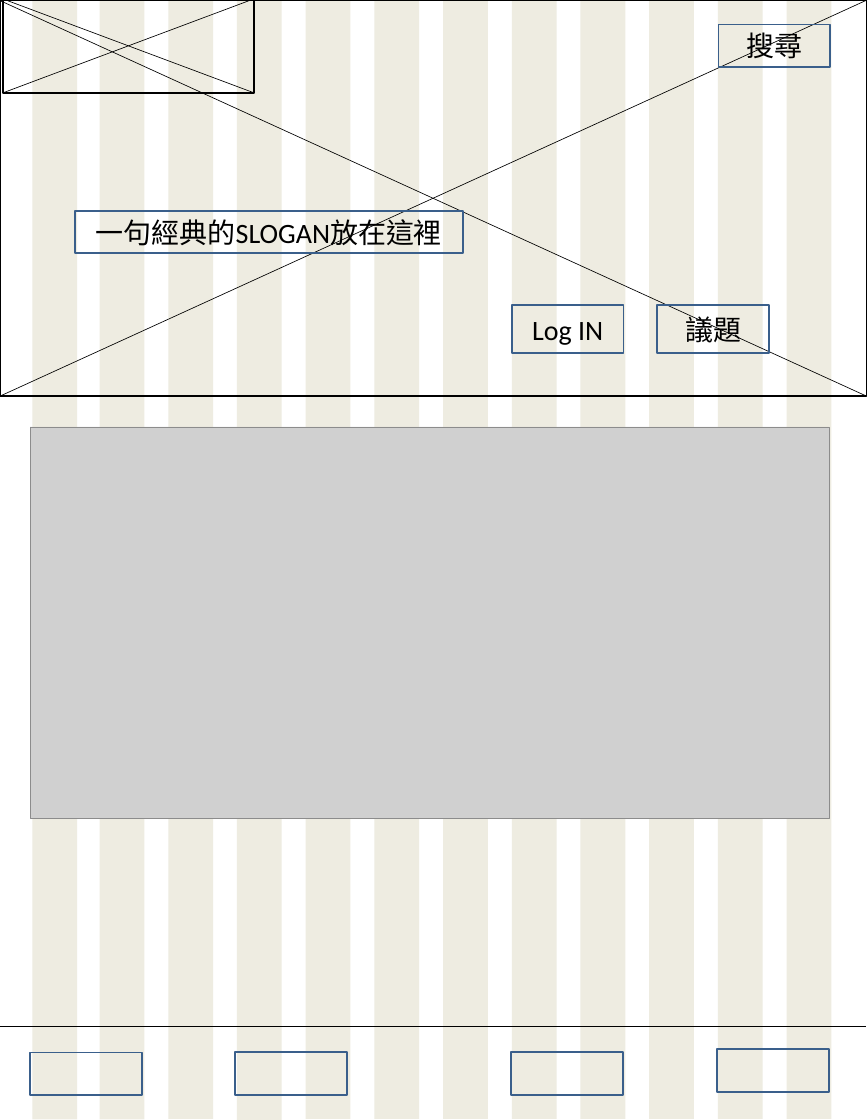
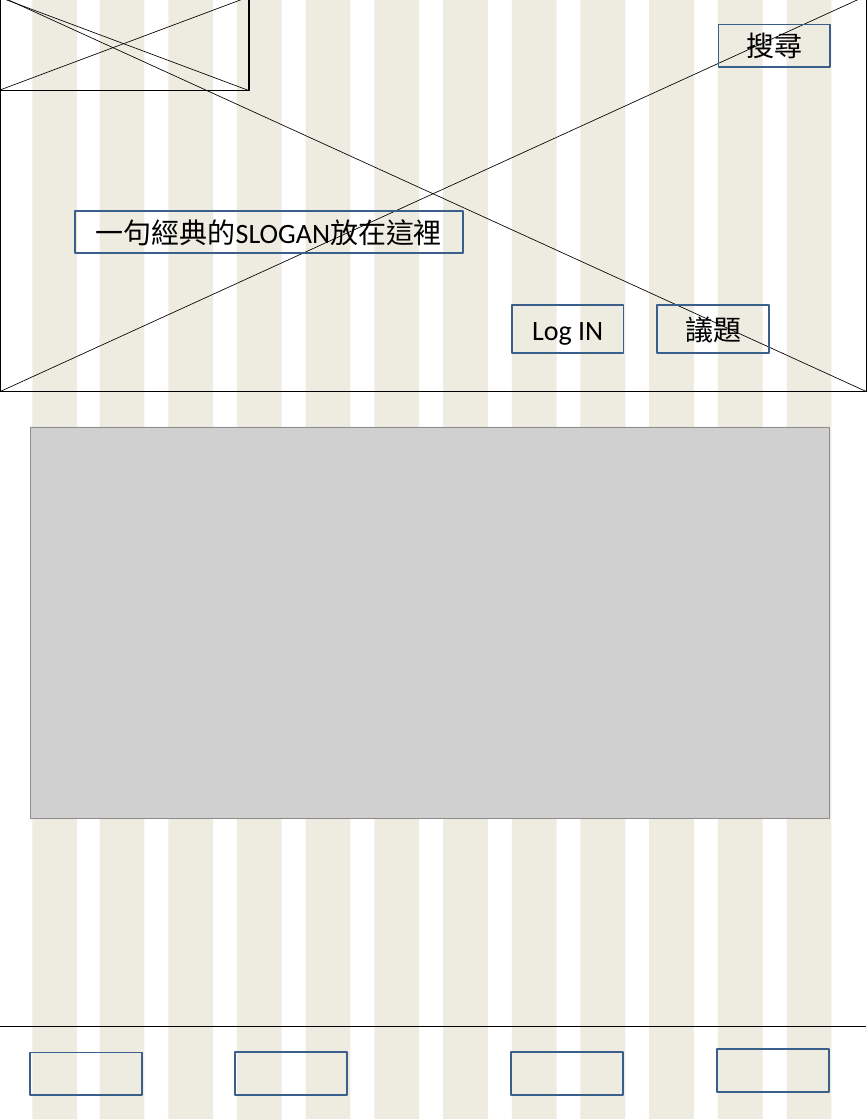
Before and after one commit to s60912frank/F2E-FinalProject, a slide deck: slide 1 of design/Bigsize.pptx. Drawn at 867x1120 pixels with LibreOffice and Linux fonts; fonts in the diff are those of the drawing; grey boxes stand for pictures. Boxes give left, top, right and bottom in pixels: in the first picture for what was removed or moved away, otherwise in the second. Text is boxed around its words. In the diff, an @@ line names an element or a change of style, - is before the commit and + after.

```diff
--- a/design/Bigsize.pptx
+++ b/design/Bigsize.pptx
@@ rectangle: place and size @@
-rectangle at bbox=[0, 0, 866, 396]
+rectangle at bbox=[0, 0, 866, 391]
@@ line moved from (0, 1) - (866, 396) to (0, 0) - (866, 391) @@
@@ line moved from (867, 0) - (0, 396) to (867, 0) - (0, 391) @@
@@ 2 lines, 1 rectangle: place and size @@
-2 lines, 1 rectangle at bbox=[3, 0, 254, 93]
+2 lines, 1 rectangle at bbox=[0, 0, 249, 90]
```
Also in this commit, not shown: 3 other slides changed, 2 slides added, 2 slides removed.
